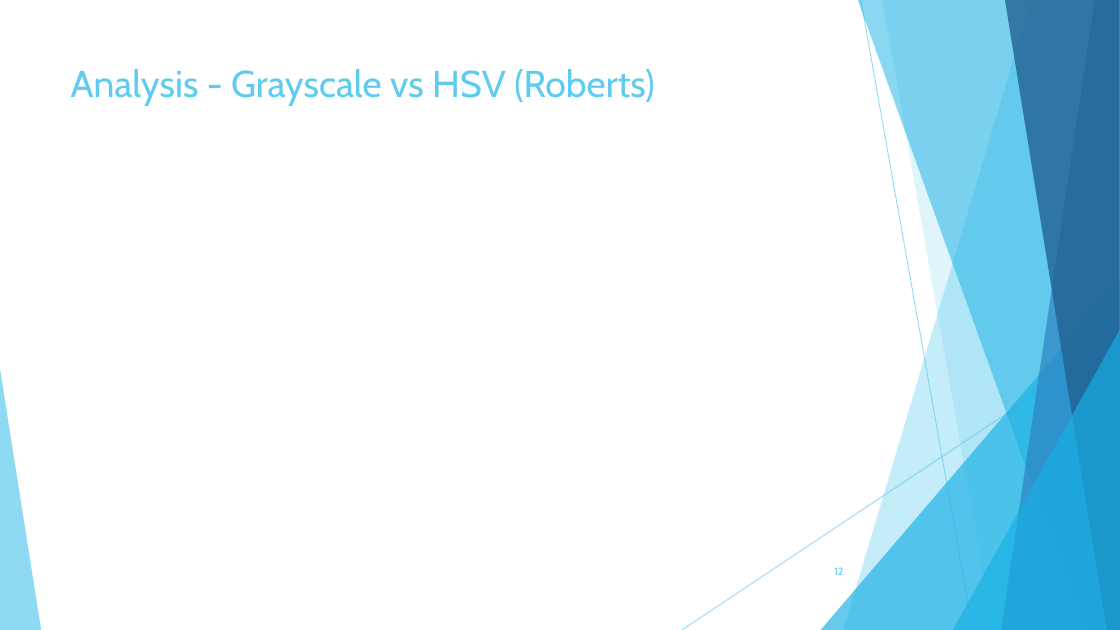
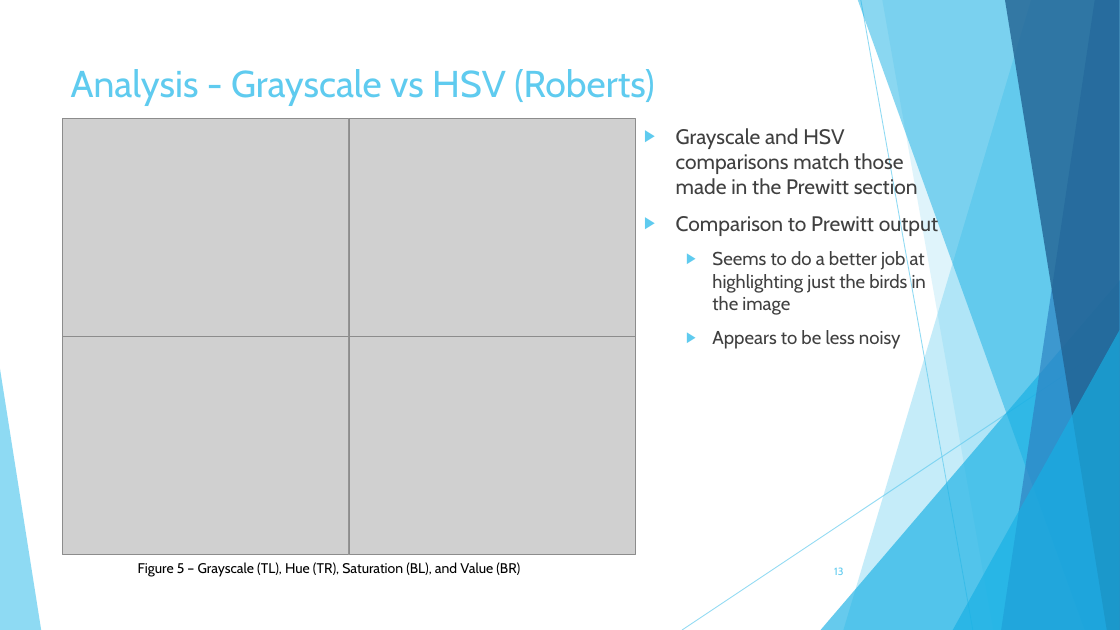
Before and after one commit to miles885/GPU_Course_Project, a slide deck: slide 13 of Course_Project_Edge_Detection_Gapcynski.pptx (slide 12 before the commit). Drawn at 1120x630 pixels with LibreOffice and Linux fonts; fonts in the diff are those of the drawing; grey boxes stand for pictures. Boxes give left, top, right and bottom in pixels: in the first picture for what was removed or moved away, otherwise in the second. Text is boxed around its words. In the diff, an @@ line names an element or a change of style, - is before the commit and + after.

```diff
--- a/Course_Project_Edge_Detection_Gapcynski.pptx
+++ b/Course_Project_Edge_Detection_Gapcynski.pptx
@@ picture added at <box>62,118,349,337</box> @@
@@ picture added at <box>349,118,635,337</box> @@
@@ text added at <box>676,128,938,349</box>, 18 pt, text #404040 @@
+▶ Grayscale and HSV comparisons match those made in the Prewitt section
+▶ Comparison to Prewitt output
+  ▶ Seems to do a better job at highlighting just the birds in the image
+  ▶ Appears to be less noisy
@@ picture added at <box>62,337,349,555</box> @@
@@ picture added at <box>349,337,635,555</box> @@
@@ text added at <box>138,562,520,577</box>, 12 pt, text #000000 @@
+Figure 5 – Grayscale (TL), Hue (TR), Saturation (BL), and Value (BR)
@@ page number at <box>834,567,843,575</box>: text changed @@
-12
+13
```
Also in this commit, not shown: 4 other slides changed, 3 slides added, 1 slide removed, 1 other file.
